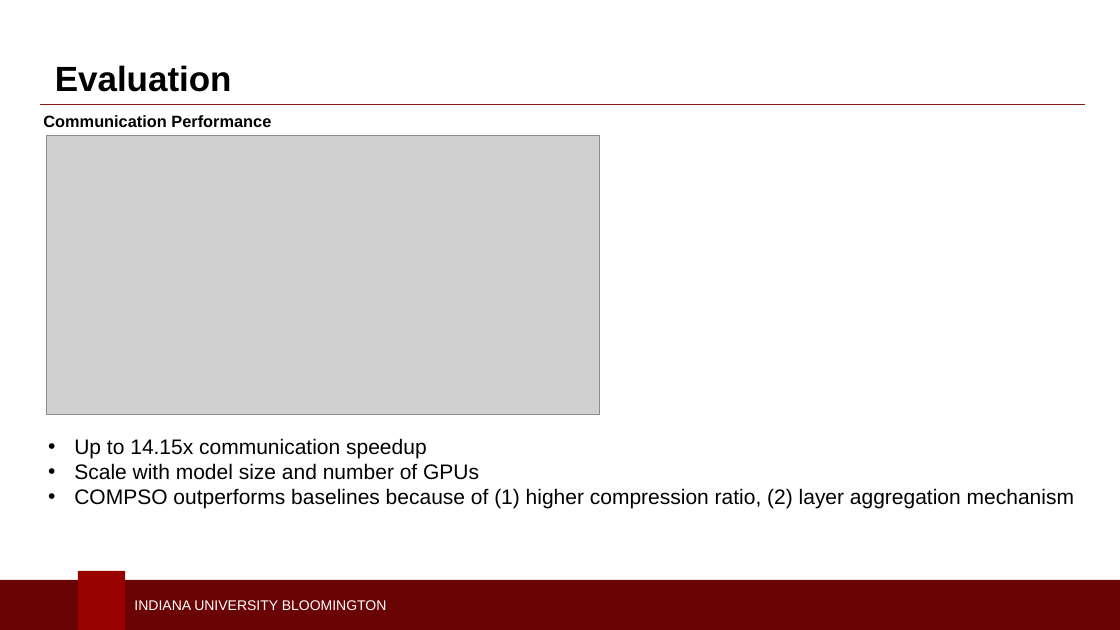
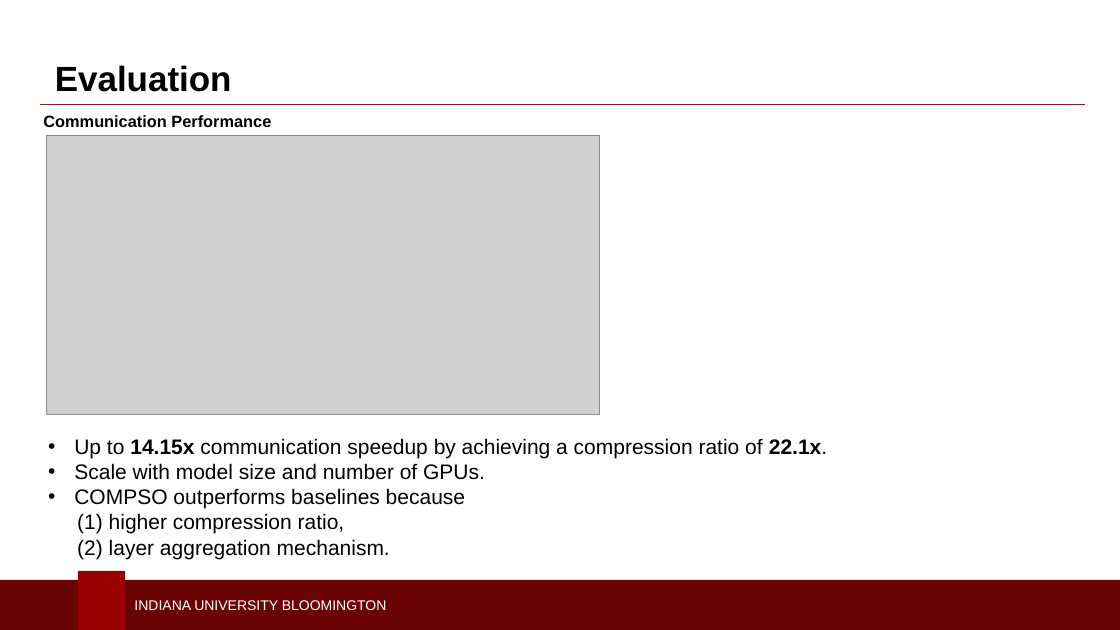
Before and after one commit to Presciman/PPoPP-25_Slides, a slide deck: slide 12 of COMPSO_PPoPP'25.pptx (slide 11 before the commit). Drawn at 1120x630 pixels with LibreOffice and Linux fonts; fonts in the diff are those of the drawing; grey boxes stand for pictures; background and template pictures are left out. Boxes give left, top, right and bottom in pixels: in the first picture for what was removed or moved away, otherwise in the second. Text is boxed around its words. In the diff, an @@ line names an element or a change of style, - is before the commit and + after.

```diff
--- a/COMPSO_PPoPP'25.pptx
+++ b/COMPSO_PPoPP'25.pptx
@@ text at [74,438,827,559]: text changed @@
-• Up to 14.15x communication speedup
-• Scale with model size and number of GPUs
-• COMPSO outperforms baselines because of (1) higher compression ratio, (2) layer aggregation mechanism
+• Up to 14.15x communication speedup by achieving a compression ratio of 22.1x.
+• Scale with model size and number of GPUs.
+• COMPSO outperforms baselines because
+(1) higher compression ratio,
+(2) layer aggregation mechanism.
```
Also in this commit, not shown: 7 other slides changed, 4 slides added, 1 slide removed, 1 other file.
